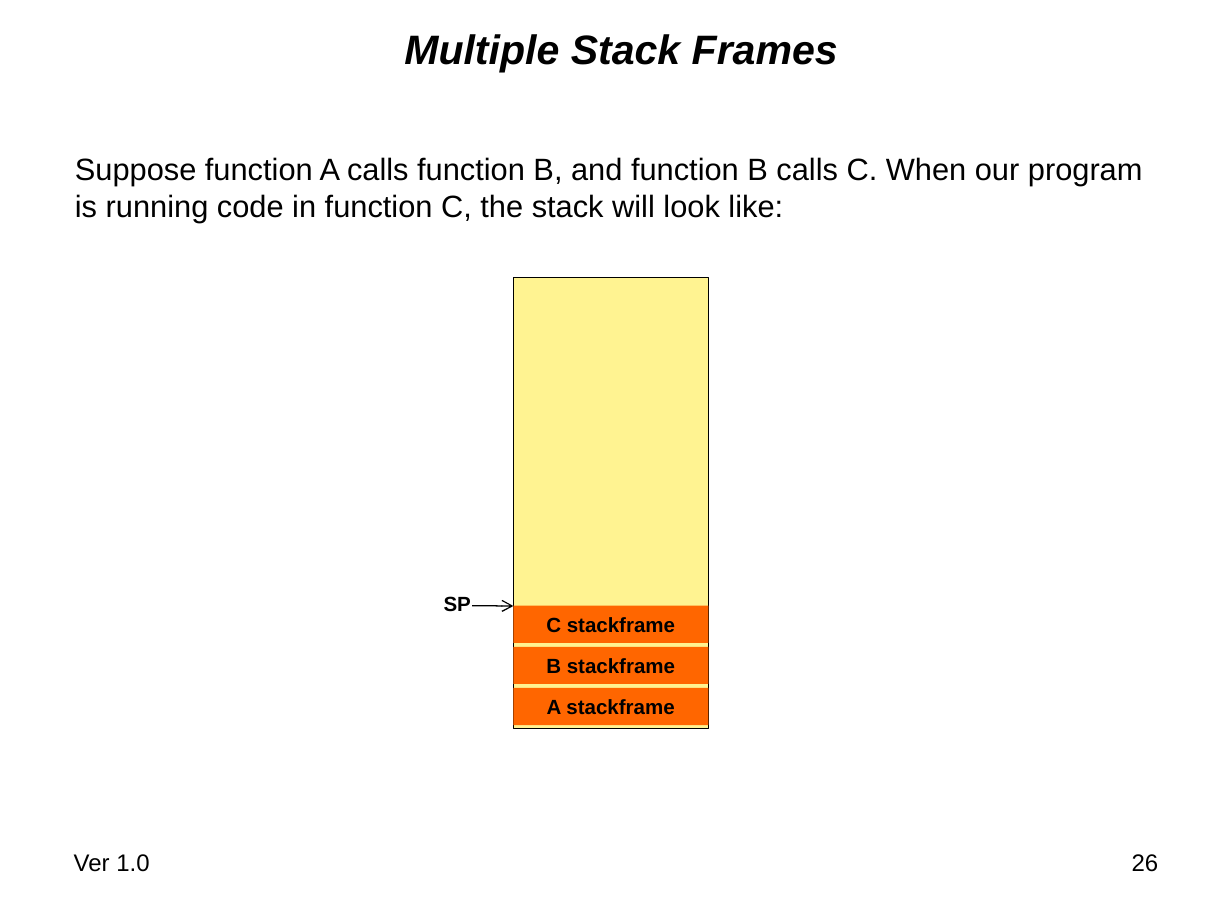
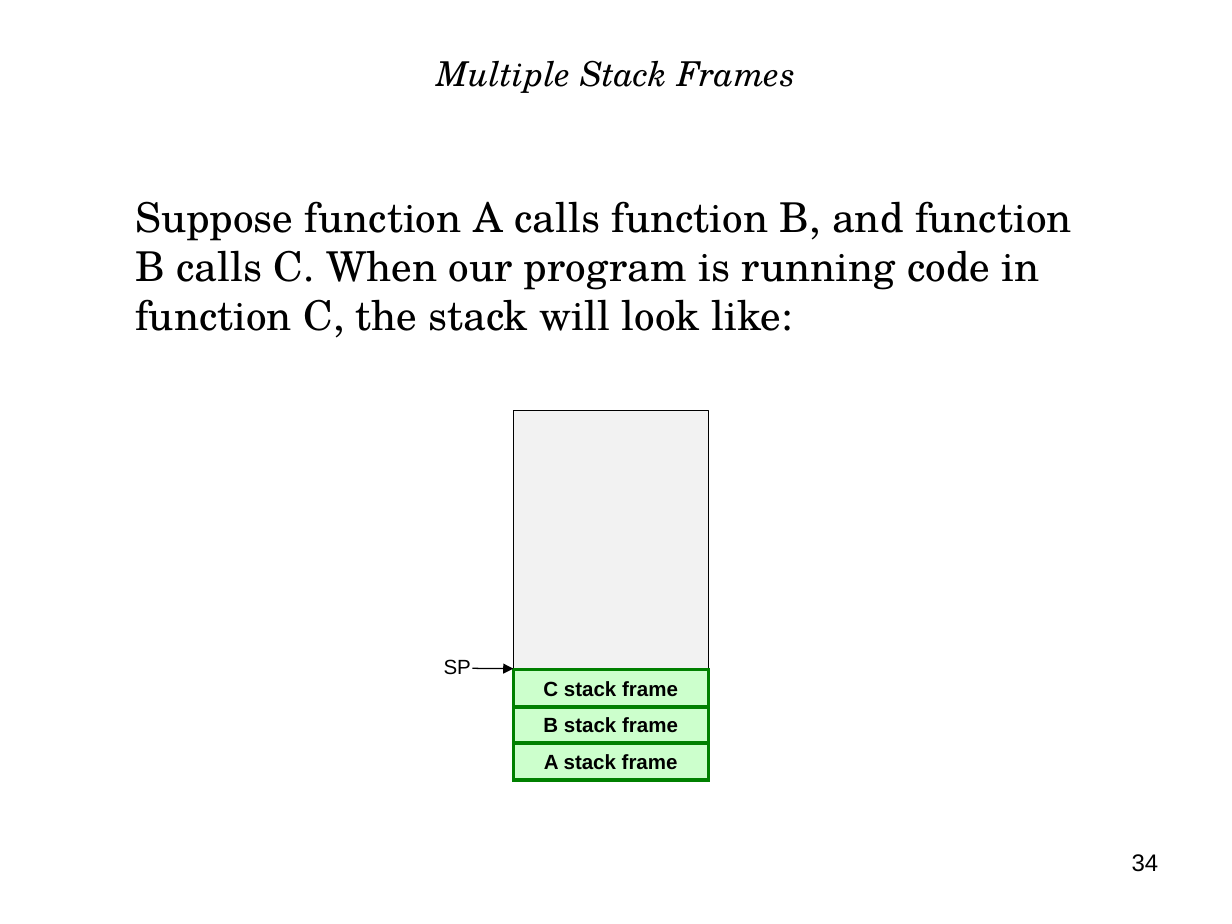
Before and after one commit to nasa/trick, a slide deck: slide 34 of share/doc/trick/Basics_of_Program_Memory_and_Variables.ppt (slide 26 before the commit). Drawn at 1232x924 pixels with LibreOffice and Linux fonts; fonts in the diff are those of the drawing; background and template pictures are left out. Boxes give left, top, right and bottom in pixels: in the first picture for what was removed or moved away, otherwise in the second. Text is boxed around its words. In the diff, an @@ line names an element or a change of style, - is before the commit and + after.

Commit message:
Update Basics_of_Program_Memory_and_Variables in preparation for interns. Ref #974

```diff
--- a/share/doc/trick/Basics_of_Program_Memory_and_Variables.ppt
+++ b/share/doc/trick/Basics_of_Program_Memory_and_Variables.ppt
@@ text "Multiple Stack Frames" moved from (x1=404, y1=34, x2=838, y2=72) to (x1=436, y1=60, x2=795, y2=93) @@
@@ text "Multiple Stack Frames" at (x1=436, y1=60, x2=795, y2=93): size 24 to 20 pt, font Arial to TeX Gyre Schola, bold off; vertical alignment middle to top @@
@@ text at (x1=135, y1=201, x2=1072, y2=338): text changed; size 18 to 24 pt; font Arial to TeX Gyre Schola @@
-Suppose function A calls function B, and function B calls C. When our program
-is running code in function C, the stack will look like:
+Suppose function A calls function B, and function B calls C. When our program is running code in function C, the stack will look like:
@@ rectangle resized from (x1=514, y1=277, x2=708, y2=729) to (x1=514, y1=410, x2=708, y2=780) @@
@@ rectangle at (x1=514, y1=410, x2=708, y2=780): fill #FFF391 to #F2F2F2 @@
@@ text "SP" moved from (x1=444, y1=596, x2=471, y2=612) to (x1=444, y1=659, x2=471, y2=675) @@
@@ text "SP" at (x1=444, y1=659, x2=471, y2=675): bold off @@
@@ arrow moved from (472, 606) - (514, 606) to (472, 668) - (514, 669) @@
@@ arrow (472, 668) - (514, 669): arrowheads changed @@
@@ rectangle "C stack frame" moved from (x1=514, y1=606, x2=708, y2=643) to (x1=514, y1=670, x2=708, y2=707) @@
@@ fill #FF6600 to #CCFFCC; outline none to #008000 2.01 pt in 3 elements at (x1=514, y1=743, x2=708, y2=780), (x1=514, y1=706, x2=708, y2=743), (x1=514, y1=670, x2=708, y2=707) @@
@@ text in rectangle at (x1=543, y1=681, x2=678, y2=697): spaces changed @@
-C stackframe
+C stack frame
@@ rectangle "B stack frame" moved from (x1=514, y1=647, x2=708, y2=684) to (x1=514, y1=706, x2=708, y2=743) @@
@@ text in rectangle at (x1=543, y1=717, x2=678, y2=733): spaces changed @@
-B stackframe
+B stack frame
@@ rectangle "A stack frame" moved from (x1=514, y1=687, x2=708, y2=724) to (x1=514, y1=743, x2=708, y2=780) @@
@@ text in rectangle at (x1=544, y1=754, x2=678, y2=770): spaces changed @@
-A stackframe
+A stack frame
@@ text removed at (x1=74, y1=854, x2=149, y2=872) @@
-Ver 1.0
@@ page number at (x1=1132, y1=854, x2=1159, y2=872): text changed @@
-26
+34
```
Also in this commit, not shown: 25 other slides changed, 24 slides added, 10 slides removed, 1 other file.
